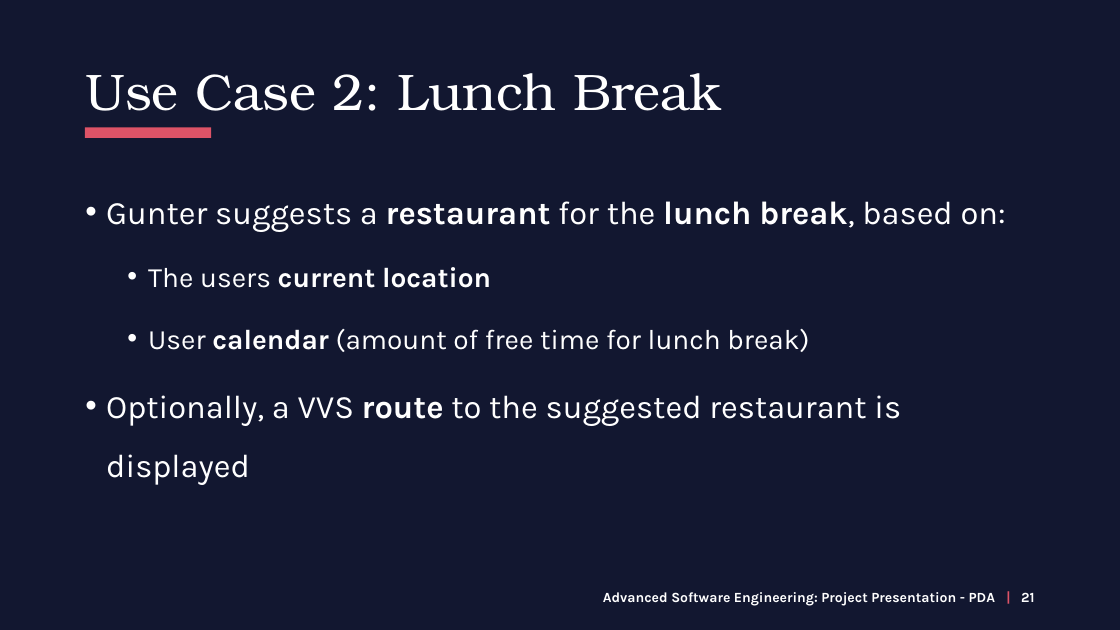
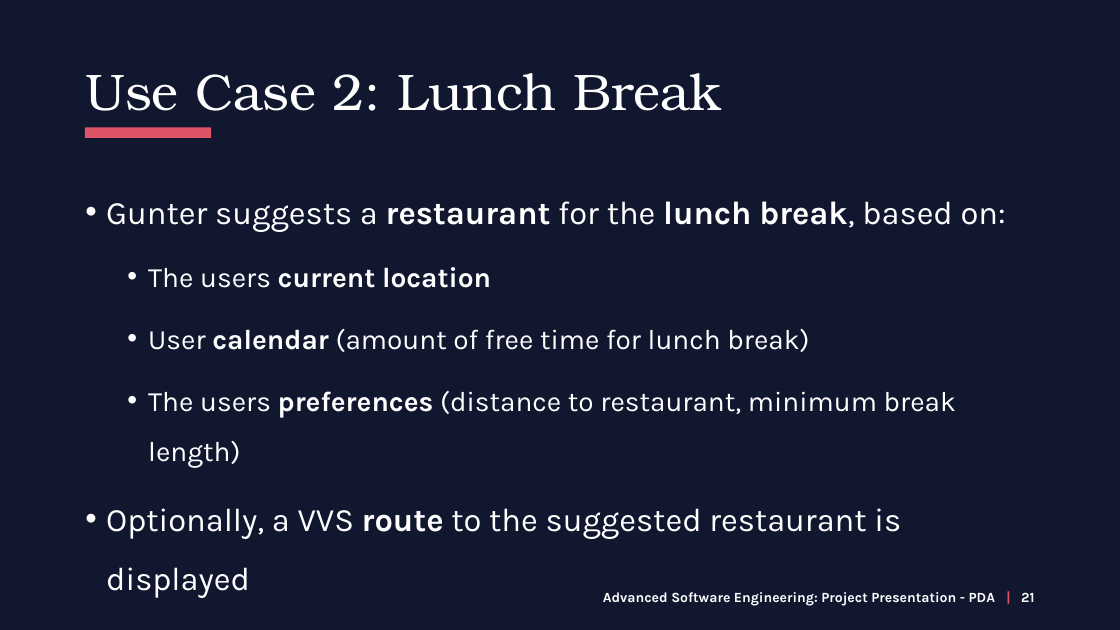
Before and after one commit to dhbw-stg-tinf17a/ICC-Pr-sentation, a slide deck: slide 21 of Presentation/ASE_Gunter.pptx. Drawn at 1120x630 pixels with LibreOffice and Linux fonts; fonts in the diff are those of the drawing. Boxes give left, top, right and bottom in pixels: in the first picture for what was removed or moved away, otherwise in the second. Text is boxed around its words. In the diff, an @@ line names an element or a change of style, - is before the commit and + after.

```diff
--- a/Presentation/ASE_Gunter.pptx
+++ b/Presentation/ASE_Gunter.pptx
@@ text at [148, 391, 956, 468]: paragraph added @@
+  • The users preferences (distance to restaurant, minimum break length)
```
Also in this commit, not shown: 7 other slides changed, 1 slide added, 1 slide removed.
